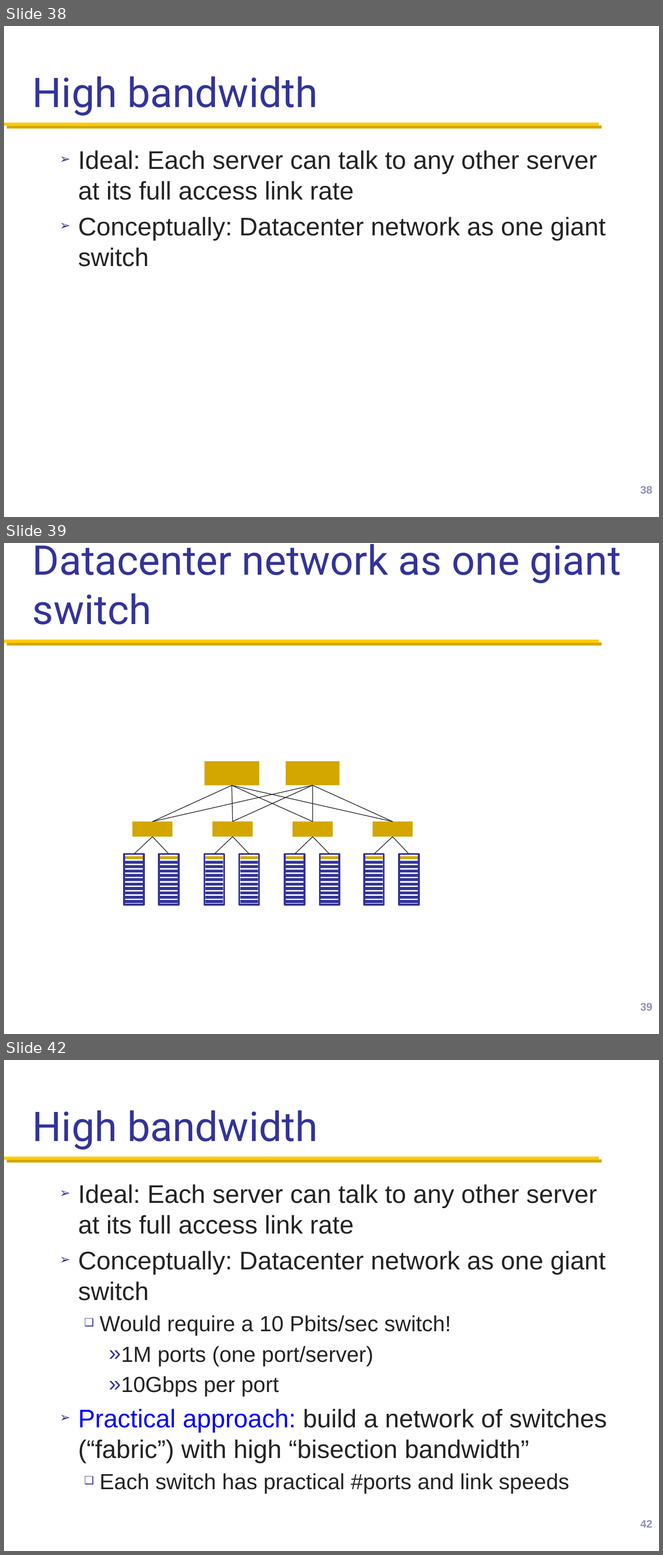
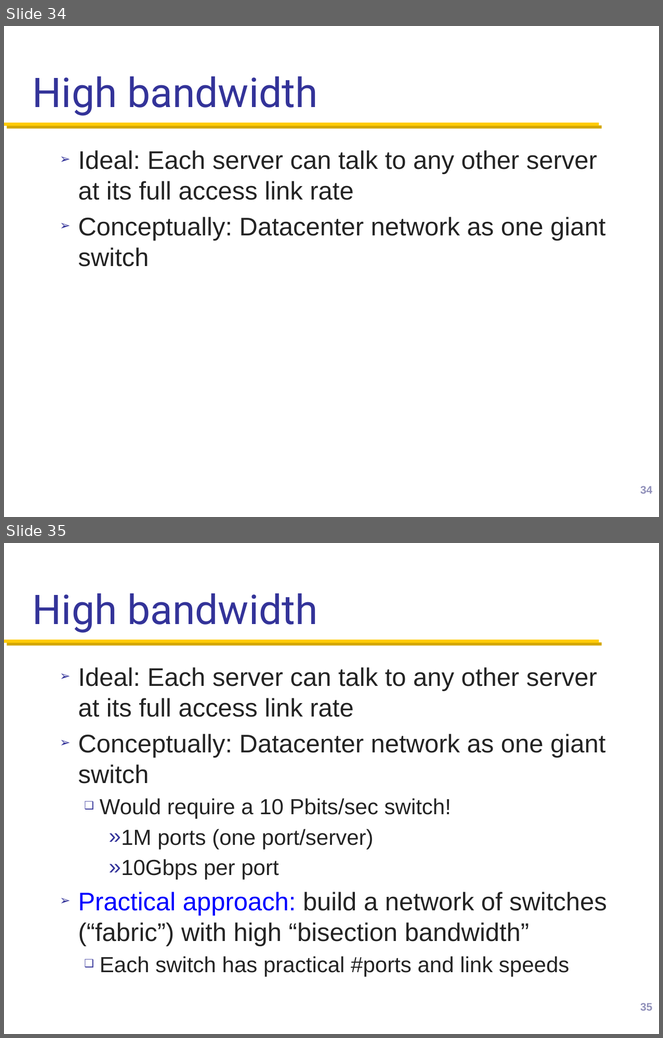
Before and after one commit to henryhxu/CSCI4430-ESTR4120, a slide deck: lec/lec5.pptx. Shown one above the other, each under a label of ours: slides 38, 39 and 42 before the commit, slides 34 and 35 after it; the slides between them are not shown. The pictures are 663x1555 and 663x1038 pixels, drawn with LibreOffice and Linux fonts; fonts in the diff are those of the drawing; background and template pictures are left out. Boxes give left, top, right and bottom in pixels: in the first picture for what was removed or moved away, otherwise in the second. Text is boxed around its words. In the diff, an @@ line names an element or a change of style, - is before the commit and + after.

```diff
--- a/lec/lec5.pptx
+++ b/lec/lec5.pptx
@@ slide 39 removed at [4,543,659,1034], background #FFFFFF; not listed: 1 template element that a slide beside it also shows @@
@@ title removed at [33,544,621,625] @@
-Datacenter network as one giant switch
@@ group removed at [124,761,419,905]: 102 rectangles, 16 lines @@
@@ page number removed at [640,1003,652,1011] @@
-39
@@ what was slide 38 is now slide 34 @@
@@ page number at [640,486,652,494]: text changed @@
-38
+34
@@ what was slide 42 is now slide 35 @@
@@ page number at [640,1003,652,1011]: text changed @@
-42
+35
```
Also in this commit, not shown: 3 slides changed, 1 slide added, 2 other slides removed.
